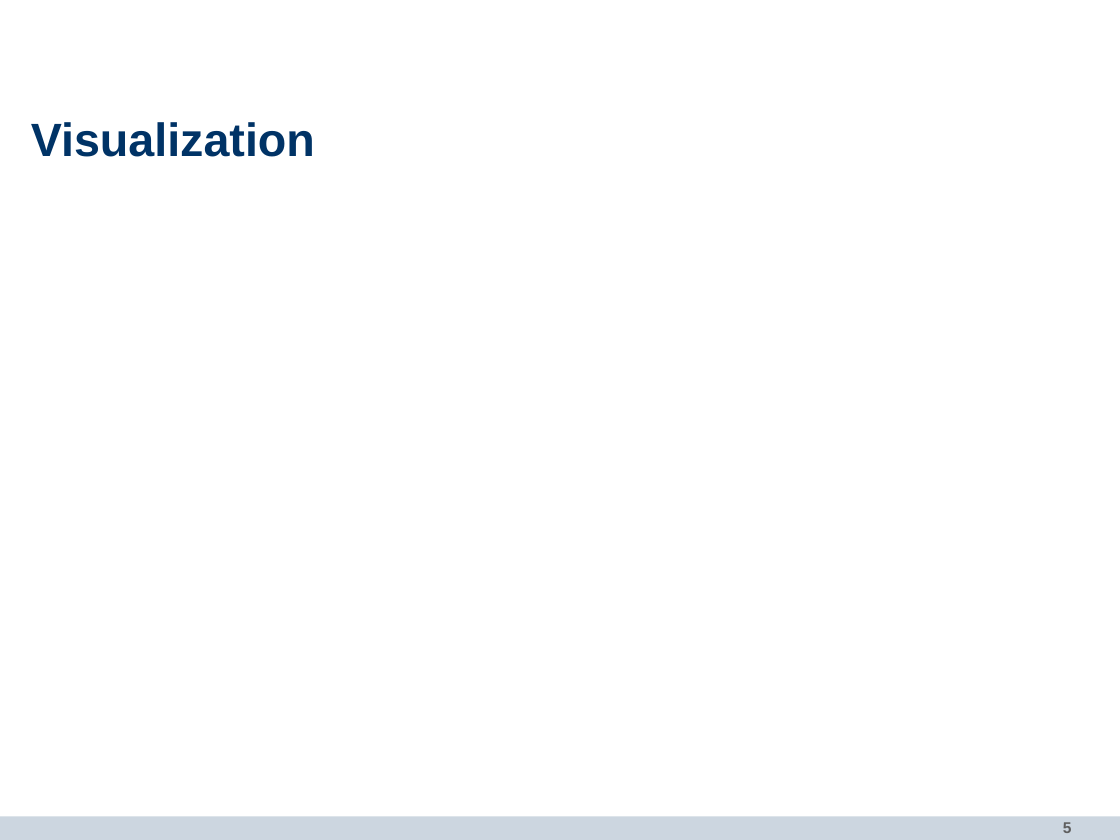
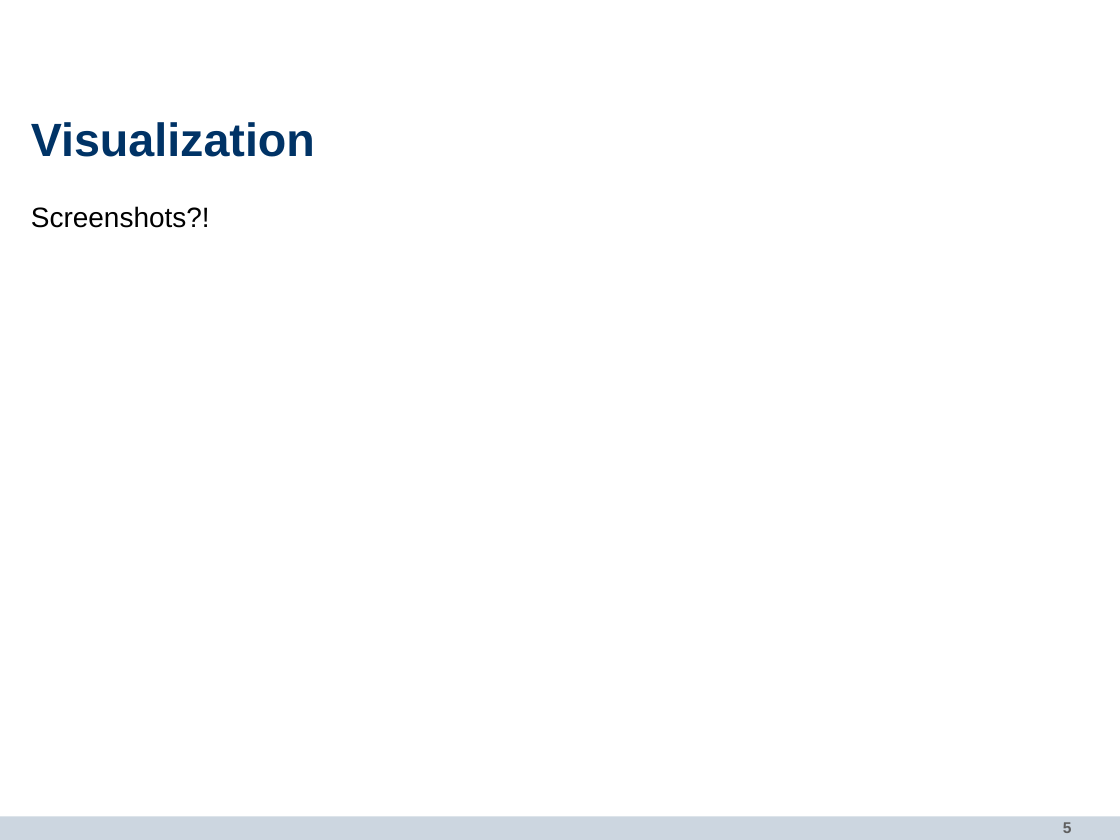
Before and after one commit to mthiop/mthiop.github.io, a slide deck: slide 5 of PP_DataViz.odp. Drawn at 1120x840 pixels with LibreOffice and Linux fonts; fonts in the diff are those of the drawing; background and template pictures are left out. Boxes give left, top, right and bottom in pixels: in the first picture for what was removed or moved away, otherwise in the second. Text is boxed around its words. In the diff, an @@ line names an element or a change of style, - is before the commit and + after.

```diff
--- a/PP_DataViz.odp
+++ b/PP_DataViz.odp
@@ text added at <box>31,206,210,228</box>, 18 pt, text #000000 @@
+Screenshots?!
```
Also in this commit, not shown: 1 slide added, 1 slide removed, 1 other file.
